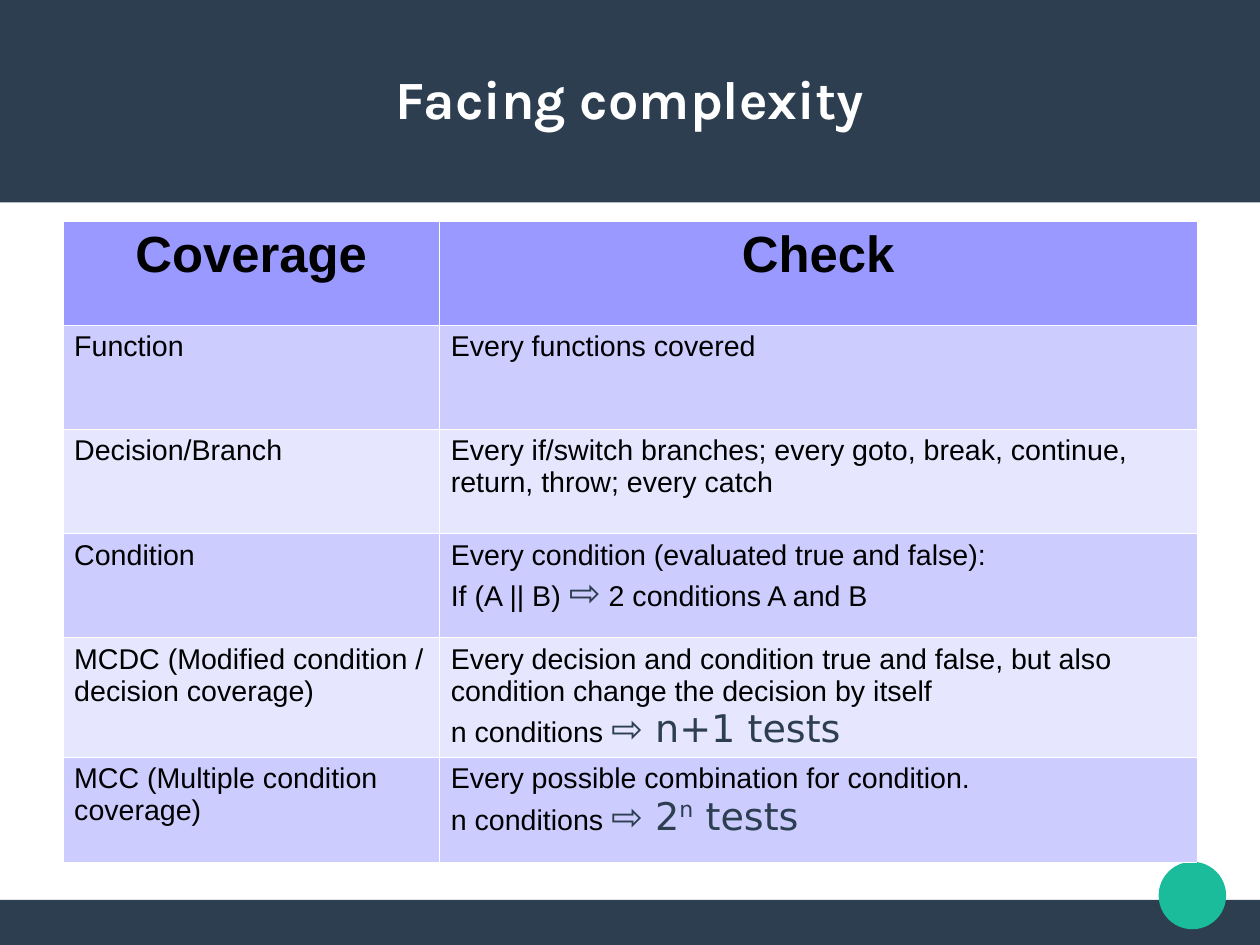
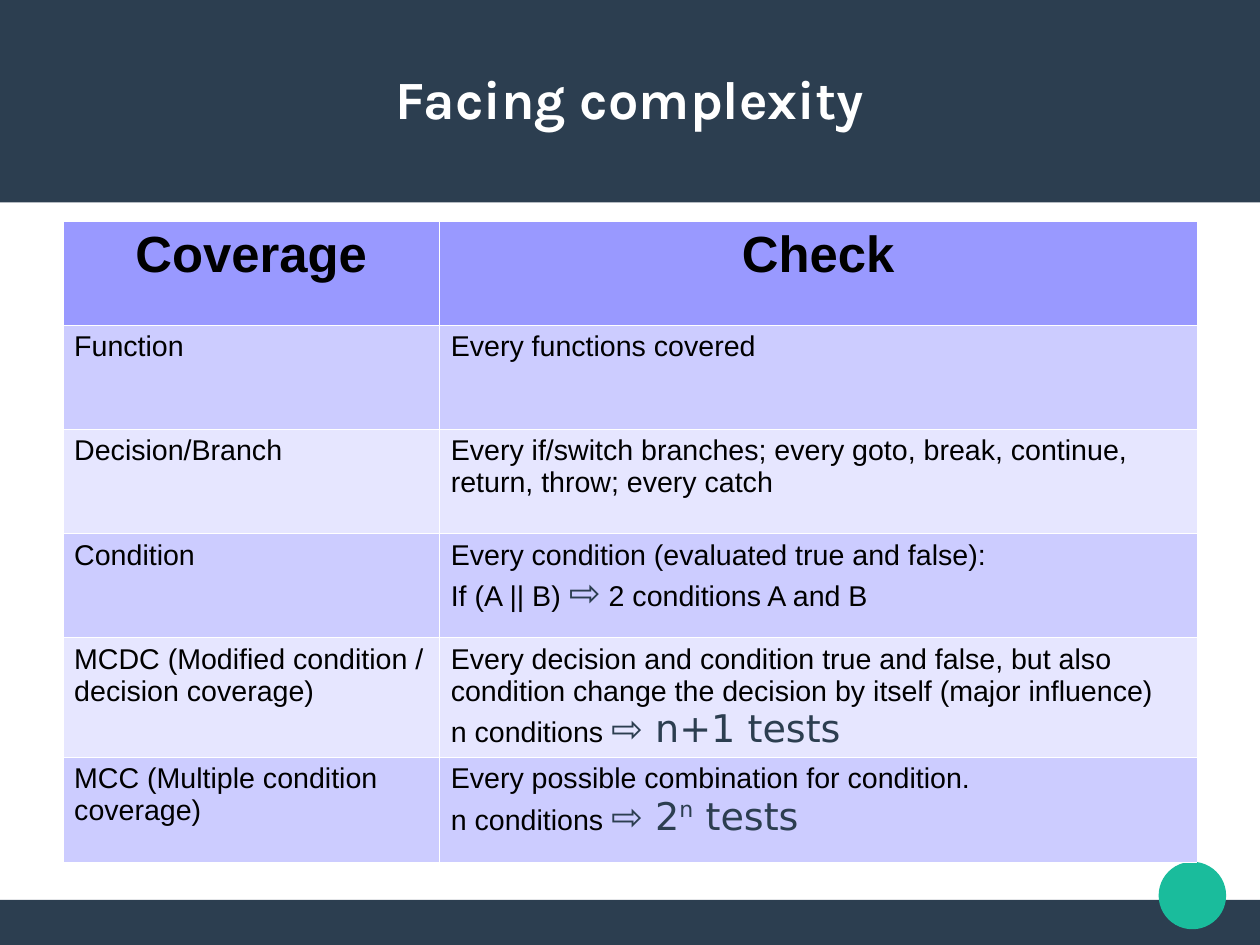
Before and after one commit to jldelarbre/lectureNotes, a slide deck: slide 20 of Slides/lesson3/TestableCode.odp. Drawn at 1260x945 pixels with LibreOffice and Linux fonts; fonts in the diff are those of the drawing. Boxes give left, top, right and bottom in pixels: in the first picture for what was removed or moved away, otherwise in the second. Text is boxed around its words. In the diff, an @@ line names an element or a change of style, - is before the commit and + after.

Commit message:
Add slides and code for Generics, lambdas and stream (SI1)

```diff
--- a/Slides/lesson3/TestableCode.odp
+++ b/Slides/lesson3/TestableCode.odp
@@ table at (63,221,1197,855) @@
-row 5, column 2: Every decision and condition true and false, but also condition change the decision by itself / n conditions ⇨ n+1 tests
+row 5, column 2: Every decision and condition true and false, but also condition change the decision by itself (major influence) / n conditions ⇨ n+1 tests
```
Also in this commit, not shown: 13 other files.
